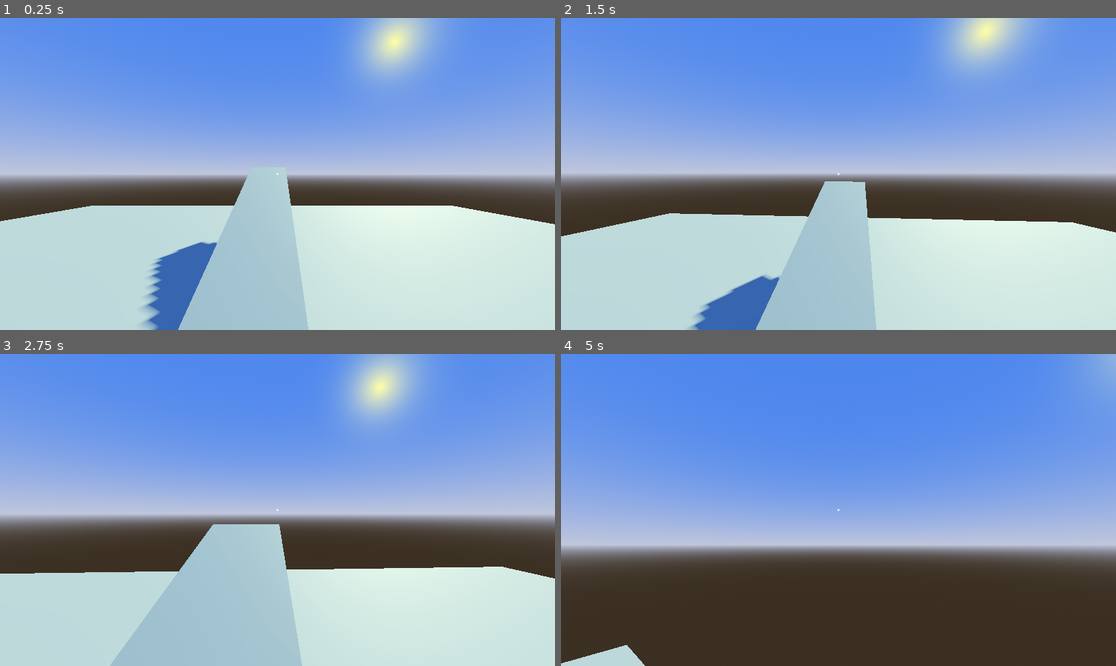
Above: before the commit, frames 1-4 (two rows, left to right).
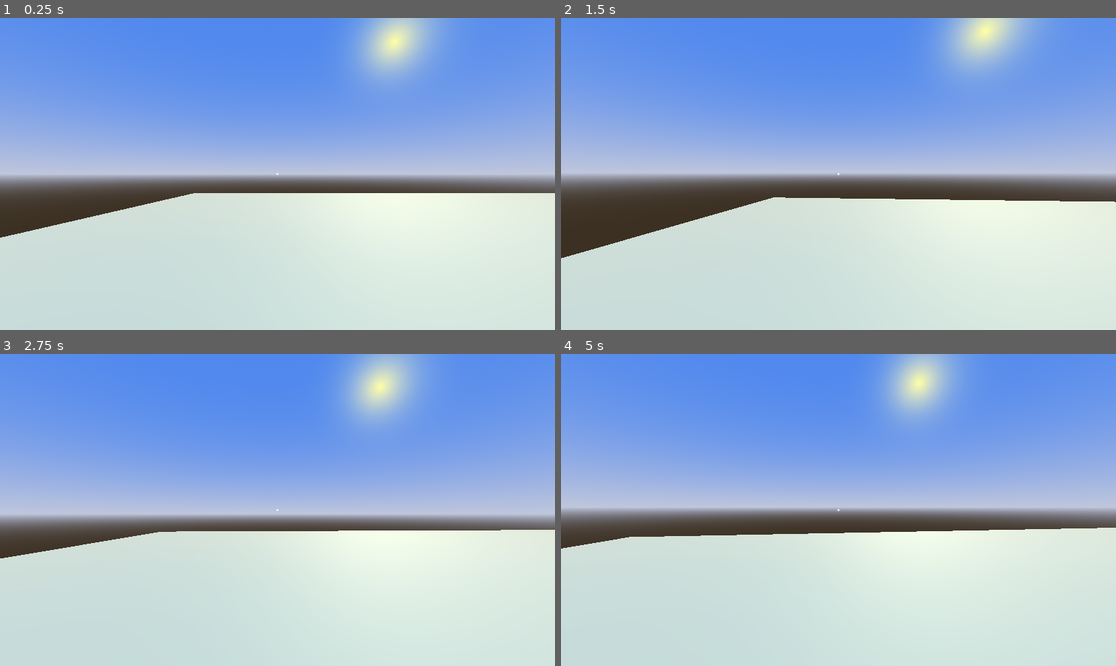
Above: after the commit, the same moments.

Repository: GabeeTheFinch/The-Airport
Game: Godot game, scene res://Maps/map_player_testing.tscn
Two runs of this game, one before a commit and one after it. Both use one fixed random seed, a clock stepped at 60 frames per second and the inputs below.
Inputs (mouse positions are in pixels of both pictures, inside the frame that each line leads up to):
- Up to frame 1 (0.25 s): no input
- Up to frame 2 (1.5 s): tap Enter at 0.5 s; move the mouse to (866, 174) at 0.52 s; hold Ctrl (Action_Crouch) 0.53-1.28 s; hold W (Move_Forward) from 0.53 s (still down); tap Space (Move_Jump) at 0.77 s; tap Shift (Action_Sprint) at 0.8, 1.35 s; move the mouse to (810, 174) at 1.27 s
- Up to frame 3 (2.75 s): keep holding W (Move_Forward); tap Space (Move_Jump) at 1.52 s; tap Ctrl (Action_Crouch) at 1.55 s; move the mouse to (288, 503) at 2.02 s; hold Ctrl (Action_Crouch) from 2.03 s (still down); tap Shift (Action_Sprint) at 2.3 s
- Up to frame 4 (5 s): move the mouse to (832, 516) at 2.77 s; release Ctrl (Action_Crouch) at 2.78 s; tap Shift (Action_Sprint) at 2.85, 3.8, 4.35 s; tap Space (Move_Jump) at 3.02, 3.77, 4.52 s; tap Ctrl (Action_Crouch) at 3.05, 4.55 s; move the mouse to (877, 513) at 3.52 s; hold Ctrl (Action_Crouch) 3.53-4.28 s; tap Escape (Game_Pause) at 4.15 s; move the mouse to (672, 463) at 4.27 s; release W (Move_Forward) at 4.28 s; hold A (Move_Left) from 4.28 s (still down)

The runs differ from the first frame. In frame 1, 14% of the frame differs, in the area x 0-100%, y 50-100%; in frame 2, 14%; in frame 3, 20%; in frame 4, 73%, in the area x 0-100%, y 0-100%.

Commit message:
Fixed Player hitbox Issues
Player can no longer use crouch to prevent falls

Game now actually pauses, making the mouse free and the camera static
But it is currently impossible to unpause

Diff:
--- a/Maps/map_player_testing.gd
+++ b/Maps/map_player_testing.gd
@@ -11,12 +11,14 @@
 
 func pause_game():
 	Input.set_mouse_mode(Input.MOUSE_MODE_VISIBLE)
-	#get_tree().paused = true #In case you want to pause the game
+	get_tree().paused = true #In case you want to pause the game
+	paused = true
 	pause.emit()
 
 func unpause_game():
+	get_tree().paused = false
 	Input.set_mouse_mode(Input.MOUSE_MODE_CAPTURED)
-	#get_tree().paused = false
+	paused = false
 	unpause.emit()
 
 func _process(_delta):
--- a/Maps/map_player_testing.tscn
+++ b/Maps/map_player_testing.tscn
@@ -1,7 +1,8 @@
-[gd_scene load_steps=10 format=3 uid="uid://cew42ue1r4fb2"]
+[gd_scene load_steps=11 format=3 uid="uid://cew42ue1r4fb2"]
 
 [ext_resource type="Script" path="res://Maps/map_player_testing.gd" id="1_2w811"]
 [ext_resource type="PackedScene" uid="uid://h7c2nipeg7wv" path="res://Player/player.tscn" id="1_fb1a0"]
+[ext_resource type="Material" uid="uid://dd4xwrwmwhmmj" path="res://Materials/PlaceHolder_material_3d.tres" id="2_e2wn6"]
 
 [sub_resource type="ProceduralSkyMaterial" id="ProceduralSkyMaterial_gbb74"]
 sky_top_color = Color(0.243137, 0.407843, 0.866667, 1)
@@ -17,16 +18,23 @@
 tonemap_mode = 2
 ssao_enabled = true
 glow_enabled = true
+fog_enabled = true
+fog_sun_scatter = 0.3
+fog_density = 0.04
+fog_aerial_perspective = 0.4
+fog_sky_affect = 0.5
 
-[sub_resource type="BoxShape3D" id="BoxShape3D_kniv5"]
-size = Vector3(17, 1, 17)
+[sub_resource type="BoxMesh" id="BoxMesh_yupqm"]
+size = Vector3(32, 0.5, 32)
 
-[sub_resource type="BoxMesh" id="BoxMesh_0b2lk"]
+[sub_resource type="BoxShape3D" id="BoxShape3D_a4trb"]
+size = Vector3(32, 0.5, 32)
 
-[sub_resource type="BoxShape3D" id="BoxShape3D_id1a3"]
-size = Vector3(1, 0.5, 5.7)
+[sub_resource type="BoxShape3D" id="BoxShape3D_8fft4"]
+size = Vector3(4.1, 0.3, 1)
 
-[sub_resource type="BoxMesh" id="BoxMesh_rwmvb"]
+[sub_resource type="BoxMesh" id="BoxMesh_8smif"]
+size = Vector3(4.1, 0.29, 1)
 
 [node name="Map_PlayerTesting" type="Node"]
 script = ExtResource("1_2w811")
@@ -40,26 +48,62 @@
 shadow_enabled = true
 
 [node name="Ground" type="StaticBody3D" parent="."]
-transform = Transform3D(1, 0, 0, 0, 1, 0, 0, 0, 1, 0, -0.5, 0)
+
+[node name="MeshInstance3D" type="MeshInstance3D" parent="Ground"]
+transform = Transform3D(1, 0, 0, 0, 1, 0, 0, 0, 1, 0, -0.25, 0)
+mesh = SubResource("BoxMesh_yupqm")
 
 [node name="CollisionShape3D" type="CollisionShape3D" parent="Ground"]
-shape = SubResource("BoxShape3D_kniv5")
+transform = Transform3D(1, 0, 0, 0, 1, 0, 0, 0, 1, 4.76837e-07, -0.25, 0)
+shape = SubResource("BoxShape3D_a4trb")
 
-[node name="MeshInstance3D" type="MeshInstance3D" parent="Ground"]
-transform = Transform3D(17, 0, 0, 0, 1, 0, 0, 0, 17.136, 0, 0, 0)
-mesh = SubResource("BoxMesh_0b2lk")
-skeleton = NodePath("../..")
+[node name="Ramp1" type="StaticBody3D" parent="."]
+transform = Transform3D(0.965926, -0.258819, 0, 0.258819, 0.965926, 0, 0, 0, 1, 1.4, 0.3, -0.5)
+
+[node name="CollisionShape3D" type="CollisionShape3D" parent="Ramp1"]
+transform = Transform3D(1, 0, 0, 0, 1, 0, 0, 0, 1, 1.55, -0.35, 0)
+shape = SubResource("BoxShape3D_8fft4")
+
+[node name="MeshInstance3D" type="MeshInstance3D" parent="Ramp1"]
+transform = Transform3D(1, 0, 0, 0, 1, 0, 0, 0, 1, 1.55, -0.35, 0)
+mesh = SubResource("BoxMesh_8smif")
+surface_material_override/0 = ExtResource("2_e2wn6")
+
+[node name="Ramp4" type="StaticBody3D" parent="."]
+transform = Transform3D(1, 0, 0, 0, 1, 0, 0, 0, 1, 5.4, 1.2, -0.5)
+
+[node name="CollisionShape3D" type="CollisionShape3D" parent="Ramp4"]
+transform = Transform3D(1, 0, 0, 0, 1, 0, 0, 0, 1, 1.55, -0.35, 0)
+shape = SubResource("BoxShape3D_8fft4")
+
+[node name="MeshInstance3D" type="MeshInstance3D" parent="Ramp4"]
+transform = Transform3D(1, 0, 0, 0, 1, 0, 0, 0, 1, 1.55, -0.35, 0)
+material_override = ExtResource("2_e2wn6")
+mesh = SubResource("BoxMesh_8smif")
+
+[node name="Ramp2" type="StaticBody3D" parent="."]
+transform = Transform3D(0.866025, -0.5, 0, 0.5, 0.866025, 0, 0, 0, 1, 1.4, 0.3, 1.5)
+
+[node name="CollisionShape3D" type="CollisionShape3D" parent="Ramp2"]
+transform = Transform3D(1, 0, 0, 0, 1, 0, 0, 0, 1, 1.55, -0.35, 0)
+shape = SubResource("BoxShape3D_8fft4")
+
+[node name="MeshInstance3D" type="MeshInstance3D" parent="Ramp2"]
+transform = Transform3D(1, 0, 0, 0, 1, 0, 0, 0, 1, 1.55, -0.35, 0)
+material_override = ExtResource("2_e2wn6")
+mesh = SubResource("BoxMesh_8smif")
+
+[node name="Ramp3" type="StaticBody3D" parent="."]
+transform = Transform3D(1, -2.98023e-08, 0, 2.98023e-08, 1, 0, 0, 0, 1, 5.1, 2.1, 1.5)
+
+[node name="CollisionShape3D" type="CollisionShape3D" parent="Ramp3"]
+transform = Transform3D(1, 0, 0, 0, 1, 0, 0, 0, 1, 1.55, -0.35, 0)
+shape = SubResource("BoxShape3D_8fft4")
+
+[node name="MeshInstance3D" type="MeshInstance3D" parent="Ramp3"]
+transform = Transform3D(1, 0, 0, 0, 1, 0, 0, 0, 1, 1.55, -0.35, 0)
+material_override = ExtResource("2_e2wn6")
+mesh = SubResource("BoxMesh_8smif")
 
 [node name="Player" parent="." instance=ExtResource("1_fb1a0")]
-transform = Transform3D(1, 0, 0, 0, 1, 0, 0, 0, 1, 0.262425, 1, 0.983075)
-
-[node name="Ramp1" type="StaticBody3D" parent="."]
-transform = Transform3D(1, 0, 0, 0, 0.953932, -0.300023, 0, 0.300023, 0.953932, 0, 0.121557, 0)
-
-[node name="CollisionShape3D" type="CollisionShape3D" parent="Ramp1"]
-transform = Transform3D(1, 0, 0, 0, 1, 0, 0, 0, 1, 0, -0.25, -2.35)
-shape = SubResource("BoxShape3D_id1a3")
-
-[node name="MeshInstance3D" type="MeshInstance3D" parent="Ramp1"]
-transform = Transform3D(1, 0, 0, 0, 0.5, 0, 0, 0, 5.69527, 0, -0.25, -2.35)
-mesh = SubResource("BoxMesh_rwmvb")
+transform = Transform3D(1, 0, 0, 0, 1, 0, 0, 0, 1, -9.5, 1, 0)
--- /dev/null
+++ b/Materials/PlaceHolder_material_3d.tres
@@ -0,0 +1,6 @@
+[gd_resource type="StandardMaterial3D" format=3 uid="uid://dd4xwrwmwhmmj"]
+
+[resource]
+albedo_color = Color(0.823529, 0.4, 0, 1)
+metallic = 0.5
+roughness = 0.5
--- a/Player/player.gd
+++ b/Player/player.gd
@@ -12,7 +12,7 @@
 
 @onready var neck := $Neck
 @onready var Camera := $Neck/Camera3D
-@onready var Body := $CollisionShape3D/MeshInstance3D
+@onready var Body := $MeshInstance3D
 @onready var Collision := $CollisionShape3D
 @onready var world: SceneTree = get_tree()
 
@@ -23,23 +23,29 @@
 var Crouch_Player_Y_Scale: float = 0.6
 var SPEED: float = BASE_SPEED
 
+# Handles the mouse
 func _ready() -> void:
 	Input.set_mouse_mode(Input.MOUSE_MODE_CAPTURED)
 	Camera.current = true
-
 func _input(event: InputEvent) -> void:
 	if event is InputEventMouseMotion:
 		handle_mouse_movement(event)
 
 
 func apply_crouch_transform(delta: float) -> void:
-	#Body.scale.y = lerp(Body.scale.y, Crouch_Player_Y_Scale, 10 * delta)
-	Collision.scale.y = lerp(Collision.scale.y, Crouch_Player_Y_Scale, 10 * delta)
+	#Body.scale.y = lerp(Body.scale.y, Crouch_Player_Y_Scale, 10 * delta) // DISABLED FOR NOW
+	var NewTransform = lerp(Collision.scale.y, Crouch_Player_Y_Scale, 10 * delta)
+	Collision.scale.x = NewTransform
+	Collision.scale.y = NewTransform
+	Collision.scale.z = NewTransform
 
 func reset_transforms(delta: float) -> void:
-	#Body.scale.y = lerp(Body.scale.y, Normal_Player_Y_Scale, 10 * delta)
-	Collision.scale.y = lerp(Collision.scale.y, Normal_Player_Y_Scale, 10 * delta)
+	var NewTransform = lerp(Collision.scale.y, Normal_Player_Y_Scale, 10 * delta)
+	Collision.scale.x = NewTransform
+	Collision.scale.y = NewTransform
+	Collision.scale.z = NewTransform
 
+# Handles the player changing state to Sprinting, Crouching or going back to Normal
 func _process(delta: float) -> void:
 	if Input.is_action_pressed("Action_Sprint") and !Input.is_action_pressed("Action_Crouch") and sprint_enabled:
 		if !$Roof_Detector.is_colliding():
@@ -54,6 +60,7 @@
 			state = "Normal"
 			SPEED = BASE_SPEED
 			reset_transforms(delta)
+
 
 
 func _physics_process(delta: float):
--- a/Player/player.tscn
+++ b/Player/player.tscn
@@ -3,21 +3,20 @@
 [ext_resource type="Script" path="res://Player/player.gd" id="1_7ut02"]
 [ext_resource type="Texture2D" uid="uid://byj5ah5ocfno1" path="res://Player/Crosshair/crosshair001.png" id="2_k010m"]
 
+[sub_resource type="CapsuleMesh" id="CapsuleMesh_26458"]
+
 [sub_resource type="CapsuleShape3D" id="CapsuleShape3D_wp11s"]
-
-[sub_resource type="CapsuleMesh" id="CapsuleMesh_26458"]
 
 [node name="Player" type="CharacterBody3D"]
 transform = Transform3D(1, 0, 0, 0, 1, 0, 0, 0, 1, 0, 1, 0)
 script = ExtResource("1_7ut02")
 
+[node name="MeshInstance3D" type="MeshInstance3D" parent="."]
+cast_shadow = 0
+mesh = SubResource("CapsuleMesh_26458")
+
 [node name="CollisionShape3D" type="CollisionShape3D" parent="."]
 shape = SubResource("CapsuleShape3D_wp11s")
-
-[node name="MeshInstance3D" type="MeshInstance3D" parent="CollisionShape3D"]
-cast_shadow = 0
-mesh = SubResource("CapsuleMesh_26458")
-skeleton = NodePath("../..")
 
 [node name="Neck" type="Node3D" parent="."]
 transform = Transform3D(1, 0, 0, 0, 1, 0, 0, 0, 1, 0, 0.493447, 0)
@@ -30,4 +29,4 @@
 texture = ExtResource("2_k010m")
 
 [node name="Roof_Detector" type="RayCast3D" parent="."]
-transform = Transform3D(1, 0, 0, 0, -1, -8.9407e-08, 0, 8.9407e-08, -1, 0, 0, 0)
+transform = Transform3D(1, 0, 0, 0, -1, -8.9407e-08, 0, 8.9407e-08, -1, 0, 0.2, 0)
